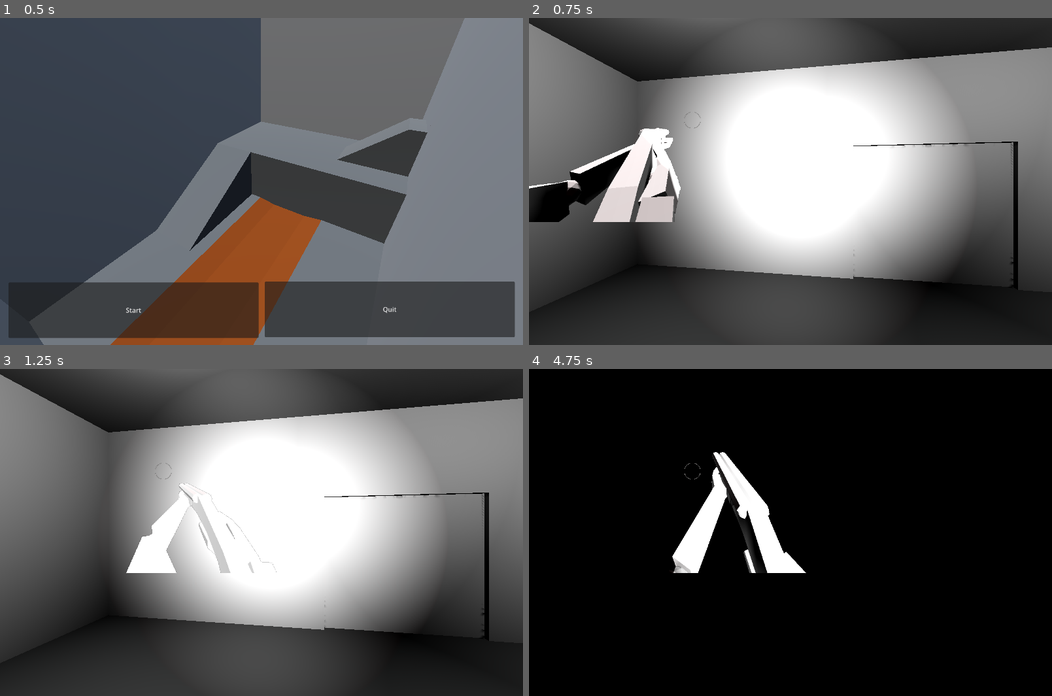
Above: before the commit, frames 1-4 (two rows, left to right).
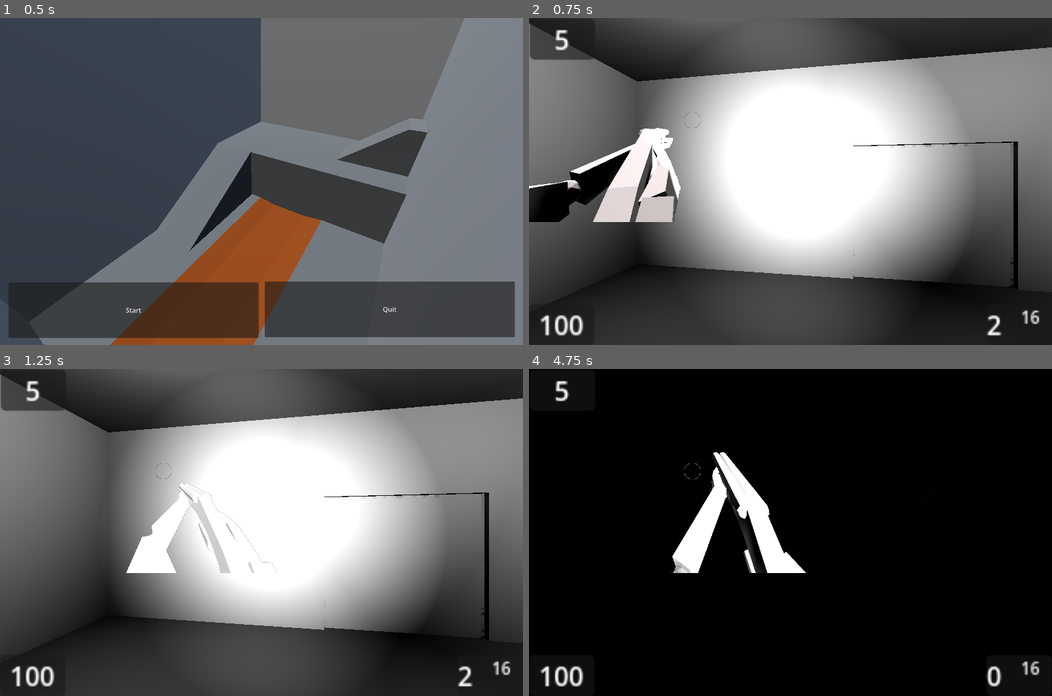
Above: after the commit, the same moments.

Repository: RejectedSpace/family-business
Game: Godot game, scene res://Systems/Menus/main.tscn
Two runs of this game, one before a commit and one after it. Both use one fixed random seed, a clock stepped at 60 frames per second and the inputs below.
Inputs (mouse positions are in pixels of both pictures, inside the frame that each line leads up to):
- Up to frame 1 (0.5 s): no input
- Up to frame 2 (0.75 s): click "Start" at 0.5 s
- Up to frame 3 (1.25 s): no input
- Up to frame 4 (4.75 s): tap Enter (ui_accept) at 1.25, 1.52, 2.27, 3.77, 4.52 s; move the mouse to (816, 532) at 1.27 s; tap 9 (9) at 1.35 s; tap A (a) at 1.55, 2.1 s; move the mouse to (764, 532) at 2.02 s; tap D (d) at 2.3, 2.85 s; move the mouse to (800, 525) at 2.77 s; hold F (f) 2.78-3.53 s; move the mouse to (785, 539) at 3.52 s; tap F (f) at 3.6 s; click (785, 539) at 3.8 s; move the mouse to (827, 535) at 4.27 s; press the mouse at (827, 535) at 4.28 s; tap R (r) at 4.55 s

Frame 1 is identical in both runs. In frame 2, 1.3% of the frame differs, in the area x 0-98%, y 1-98%; in frame 3, 1.3%; in frame 4, 0.8%.

Commit message:
HUD and Updated Enemy AI
NOTES
- Added a Player HUD
- HUD displays health, clip, reserve, and enemies remaining
- Enemy no longer follows the player wherever they are
- Enemy now requires line of sight to track the player
- Enemy has a field of view which the player must be in in order to be seen
- Enemy will turn around to face the player if they get too close
- Elevator button activates upon killing all enemies

FIXES
- Player data (ammo, position, etc.) is now correctly preserved across levels
- Widened main room doorway connecting to elevator to prevent clipping
- Gun is now reloaded at the end of the reload animation instead of the beginning

KNOWN ISSUES
- Player can leave elevator as it closes and get softlocked outside the elevator in the next level
- Enemy will occasionally spawn facing a wall

DEV NOTES
- Added getter and setter for player data
- Changed signal name on elevator close to be more relevant
- Added type declaration for undeclared variables
- Added test scene for testing Enemy AI
- Tentatively commented out code to reactivate button upon elevator opening for the upcoming alpha build

TODO
- Enemy animations
- Revamp Player HUD
- Lights in rooms
- Money system
- More enemies
- More rooms
- Loading Scene
- Shop
- Sounds
- Textures
- Update localization files

Diff:
--- a/Entities/enemy.gd
+++ b/Entities/enemy.gd
@@ -8,12 +8,16 @@
 @onready var agent: NavigationAgent3D = $NavigationAgent3D
 @onready var animator: AnimationPlayer = $Infected/AnimationPlayer
 @onready var attack_timer: Timer = $AttackTimer
+@onready var ray_cast: RayCast3D = $RayCast3D
 
 var state: int = IDLE
 var player: Node3D
 
 const SPEED: float = 60
 const EPSILON: float = 0.75
+const SIGHT_DISTANCE: float = 100.0
+const FOV: float = 190.0
+const SMOOTHING_FACTOR = 0.2
 
 func _ready() -> void:
 	Global.enemies += 1
@@ -24,17 +28,20 @@
 	queue_free()
 
 func _physics_process(delta: float) -> void:
+	if player:
+		looking()
 
-	update_target_location()
+	if ray_cast.get_collider() == player:
+		update_target_location()
 
 	var current_pos: Vector3 = global_transform.origin
 	var next_pos: Vector3 = agent.get_next_path_position()
 	var distance: Vector3 = next_pos - current_pos
 
-	if agent.is_target_reached() and state == ACTIVE:
+	if agent.is_target_reached() and state == ACTIVE and global_position.distance_to(player.global_position) <= 5:
 		attack()
 
-	if not attack_timer.is_stopped() or agent.get_final_position().is_equal_approx(global_transform.origin):
+	if not attack_timer.is_stopped() or agent.get_target_position().is_zero_approx() or agent.is_target_reached():
 		state = IDLE
 	else:
 		state = ACTIVE
@@ -53,6 +60,18 @@
 		animator.play("ArmatureAction")
 	else:
 		animator.play("ArmatureAction_001")
+
+func looking() -> void:
+	if not player:
+		return
+
+	var to_player = (player.global_transform.origin - global_transform.origin).normalized()
+	var forward = global_transform.basis.x
+	var angle_deg = rad_to_deg(acos(clamp(forward.dot(to_player), -1.0, 1.0)))
+	var squared_distance = global_transform.origin.distance_squared_to(player.global_transform.origin)
+	if angle_deg > FOV * 0.5 and squared_distance > 600:
+		return
+	ray_cast.look_at(ray_cast.global_transform.origin + to_player, Vector3.UP)
 
 func attack() -> void:
 	if player:
@@ -84,4 +103,3 @@
 
 func update_target(target: Node3D) -> void:
 	player = target
-	agent.set_target_position(target.global_transform.origin)
--- a/Entities/enemy.tscn
+++ b/Entities/enemy.tscn
@@ -14,10 +14,10 @@
 [node name="Infected" parent="." unique_id=1585776328 instance=ExtResource("2_qi2p4")]
 transform = Transform3D(1.5, 0, 0, 0, 1.5, 0, 0, 0, 1.5, 0, 0, 0)
 
-[node name="Armature" parent="Infected" index="0" unique_id=922872073]
+[node name="Armature" parent="Infected" index="0" unique_id=2130481352]
 transform = Transform3D(1, 0, 0, 0, 1, 0, 0, 0, 1, 0.14149192, 8.227579, 0.060277365)
 
-[node name="Skeleton3D" parent="Infected/Armature" index="0" unique_id=1629879807]
+[node name="Skeleton3D" parent="Infected/Armature" index="0" unique_id=245222955]
 bones/0/position = Vector3(0.19461104, 0.6508554, -0.051867895)
 bones/1/rotation = Quaternion(0.0016857664, 5.6961588e-05, -0.058973096, 0.9982582)
 bones/2/rotation = Quaternion(1.0832758e-05, -5.9932354e-08, 0.12662111, 0.99195117)
@@ -38,70 +38,70 @@
 bones/19/rotation = Quaternion(0.0038326622, -0.00045093228, 0.035560135, 0.99936014)
 bones/20/rotation = Quaternion(0.013415231, 0.005275602, -0.6559044, 0.7547063)
 
-[node name="Bone_004" parent="Infected/Armature/Skeleton3D" index="0" unique_id=681803639]
+[node name="Bone_004" parent="Infected/Armature/Skeleton3D" index="0" unique_id=2125469063]
 transform = Transform3D(0.9997614, 0.021828903, -8.539609e-05, -0.02182892, 0.99976146, 1.8466217e-06, 8.541605e-05, 1.7636921e-08, 0.9999999, 0.020992845, 6.6394825, -0.0568283)
 
-[node name="Bone_003" parent="Infected/Armature/Skeleton3D" index="1" unique_id=1154818149]
+[node name="Bone_003" parent="Infected/Armature/Skeleton3D" index="1" unique_id=218936915]
 transform = Transform3D(0.9611872, 0.2758962, -8.238074e-05, -0.27589622, 0.96118724, 2.3627881e-05, 8.570225e-05, 1.7444108e-08, 0.9999999, -0.28655803, 5.568014, -0.05682832)
 
-[node name="Bone_008" parent="Infected/Armature/Skeleton3D" index="2" unique_id=2084311862]
+[node name="Bone_008" parent="Infected/Armature/Skeleton3D" index="2" unique_id=1045195696]
 transform = Transform3D(-0.99982655, -0.018060535, 0.0044979956, 0.018610537, -0.9732991, 0.22878435, 0.00024591945, 0.22882815, 0.97346604, -0.45025504, -0.19290245, -1.7257972)
 
-[node name="Bone_009" parent="Infected/Armature/Skeleton3D" index="3" unique_id=614570663]
+[node name="Bone_009" parent="Infected/Armature/Skeleton3D" index="3" unique_id=1178037595]
 transform = Transform3D(0.99963474, 0.026368037, 0.0058681592, 0.026836514, -0.9445834, -0.3271719, -0.0030838512, 0.32720956, -0.94494593, -0.15844649, -0.1700561, -1.4485142)
 
-[node name="Bone_007" parent="Infected/Armature/Skeleton3D" index="4" unique_id=429467890]
+[node name="Bone_007" parent="Infected/Armature/Skeleton3D" index="4" unique_id=1366811157]
 transform = Transform3D(5.085021e-07, 0.23523676, -0.9719378, -0.11684124, -0.9652806, -0.23362562, -0.9931497, 0.11356237, 0.027484816, -0.6139518, 0.43473458, -1.6673663)
 
-[node name="Bone_006" parent="Infected/Armature/Skeleton3D" index="5" unique_id=447151554]
+[node name="Bone_006" parent="Infected/Armature/Skeleton3D" index="5" unique_id=31658665]
 transform = Transform3D(0.0018195431, 0.10320052, -0.99465865, 0.03815964, -0.99394304, -0.10305646, -0.9992691, -0.03776841, -0.005746642, -0.82214713, 2.4399028, -1.5911726)
 
-[node name="Bone_005" parent="Infected/Armature/Skeleton3D" index="6" unique_id=1925356068]
+[node name="Bone_005" parent="Infected/Armature/Skeleton3D" index="6" unique_id=1513052593]
 transform = Transform3D(0.0019239923, -0.12495854, -0.9921598, 0.09093094, -0.9880295, 0.12461467, -0.9958545, -0.09045787, 0.009461633, -0.51474094, 4.87052, -1.3686402)
 
-[node name="Bone_013" parent="Infected/Armature/Skeleton3D" index="7" unique_id=1860243481]
+[node name="Bone_013" parent="Infected/Armature/Skeleton3D" index="7" unique_id=444053011]
 transform = Transform3D(-0.99993205, -0.010019988, -0.0060042366, 0.011343271, -0.95565444, -0.294272, -0.002789475, -0.29432106, 0.95570475, 0.36327037, -0.4273125, 2.0608041)
 
-[node name="Bone_014" parent="Infected/Armature/Skeleton3D" index="8" unique_id=857635902]
+[node name="Bone_014" parent="Infected/Armature/Skeleton3D" index="8" unique_id=977647692]
 transform = Transform3D(0.9879128, 0.15434891, -0.014332898, 0.14819363, -0.9132831, 0.3794108, 0.04547196, -0.3769498, -0.9251192, 0.63398707, -0.40446514, 1.4335079)
 
-[node name="Bone_012" parent="Infected/Armature/Skeleton3D" index="9" unique_id=954000743]
+[node name="Bone_012" parent="Infected/Armature/Skeleton3D" index="9" unique_id=1453257736]
 transform = Transform3D(-0.055349387, 0.29741716, -0.95314217, 0.09170561, -0.949056, -0.30146754, -0.99424887, -0.10409503, 0.025254693, 0.15492904, 0.20746803, 1.9166555)
 
-[node name="Bone_011" parent="Infected/Armature/Skeleton3D" index="10" unique_id=1283456865]
+[node name="Bone_011" parent="Infected/Armature/Skeleton3D" index="10" unique_id=253515239]
 transform = Transform3D(0.025074925, 0.38019294, -0.9245676, -0.16728063, -0.9102221, -0.3788308, -0.9855925, 0.16416137, 0.040775005, -0.7990701, 2.491443, 1.5047338)
 
-[node name="Bone_010" parent="Infected/Armature/Skeleton3D" index="11" unique_id=954418934]
+[node name="Bone_010" parent="Infected/Armature/Skeleton3D" index="11" unique_id=1593664083]
 transform = Transform3D(-0.02407746, -0.11953051, -0.9925387, -0.08828962, -0.9886927, 0.12120919, -0.9958059, 0.090549074, 0.013251871, -0.51474094, 4.8432617, 1.2893434)
 
-[node name="Bone_002" parent="Infected/Armature/Skeleton3D" index="12" unique_id=726459883]
+[node name="Bone_002" parent="Infected/Armature/Skeleton3D" index="12" unique_id=1059090605]
 transform = Transform3D(0.98262787, -0.18558574, -8.4127605e-05, 0.18558574, 0.9826279, -1.5906428e-05, 8.561811e-05, 1.6942067e-08, 0.9999999, 0.18468979, 3.0728793, -0.05682836)
 
-[node name="Bone_001" parent="Infected/Armature/Skeleton3D" index="13" unique_id=793504438]
+[node name="Bone_001" parent="Infected/Armature/Skeleton3D" index="13" unique_id=1779234816]
 transform = Transform3D(0.9977391, 0.0672052, -8.5300744e-05, -0.0672052, 0.99773914, 5.727634e-06, 8.549285e-05, 1.7695129e-08, 0.9999999, 0.1202033, 2.1155026, -0.05682838)
 
-[node name="Bone_017" parent="Infected/Armature/Skeleton3D" index="14" unique_id=443665298]
+[node name="Bone_017" parent="Infected/Armature/Skeleton3D" index="14" unique_id=905985723]
 transform = Transform3D(0.21939896, 0.97560465, -0.008403115, 0.97527164, -0.21907283, 0.029193774, 0.026640309, -0.014600309, -0.9995421, -0.2491101, -7.523653, -0.8543938)
 
-[node name="Bone_016" parent="Infected/Armature/Skeleton3D" index="15" unique_id=1727068308]
+[node name="Bone_016" parent="Infected/Armature/Skeleton3D" index="15" unique_id=1424928972]
 transform = Transform3D(0.9965394, -0.083180875, -0.0010085326, -0.083178245, -0.99653244, 0.0021415427, -0.0011831459, -0.002049908, -1.0000008, 0.122332364, -3.0736582, -0.84524)
 
-[node name="Bone_015" parent="Infected/Armature/Skeleton3D" index="16" unique_id=1325135582]
+[node name="Bone_015" parent="Infected/Armature/Skeleton3D" index="16" unique_id=1787035498]
 transform = Transform3D(0.99995786, -0.009754314, 9.045593e-05, -0.009748115, -0.99888146, 0.046271827, -0.000360996, -0.046270344, -0.99893254, 0.15804867, 0.58383703, -0.67581683)
 
-[node name="Bone_020" parent="Infected/Armature/Skeleton3D" index="17" unique_id=1900756118]
+[node name="Bone_020" parent="Infected/Armature/Skeleton3D" index="17" unique_id=1476660691]
 transform = Transform3D(0.21939835, 0.97560257, -0.008407483, 0.9752717, -0.21907237, 0.029195642, 0.026641393, -0.014605001, -0.999538, -0.24911055, -7.5236516, 0.7913817)
 
-[node name="Bone_019" parent="Infected/Armature/Skeleton3D" index="18" unique_id=685834492]
+[node name="Bone_019" parent="Infected/Armature/Skeleton3D" index="18" unique_id=1951395163]
 transform = Transform3D(0.9967065, -0.081129245, -0.0010087339, -0.081127666, -0.9967028, 0.0013344022, -0.0011136655, -0.0012481599, -0.9999983, 0.12233257, -2.9603357, 0.7970963)
 
-[node name="Bone_018" parent="Infected/Armature/Skeleton3D" index="19" unique_id=1051274145]
+[node name="Bone_018" parent="Infected/Armature/Skeleton3D" index="19" unique_id=711662616]
 transform = Transform3D(0.99995255, -0.010076701, -0.00045758492, -0.010079443, -0.9999291, -0.006364068, -0.00039342517, 0.0063683596, -0.9999794, 0.15804867, 0.58383703, 0.7745241)
 
-[node name="Bone" parent="Infected/Armature/Skeleton3D" index="20" unique_id=1860830664]
+[node name="Bone" parent="Infected/Armature/Skeleton3D" index="20" unique_id=2106926574]
 transform = Transform3D(0.998712, -0.05073672, -0.00017140976, 0.05073701, 0.99870634, 0.0033780804, -2.0470905e-07, -0.0033824267, 0.9999942, 0.19461104, 0.6508554, -0.051867895)
 
-[node name="AnimationPlayer" parent="Infected" index="1" unique_id=1668321875]
+[node name="AnimationPlayer" parent="Infected" index="1" unique_id=1619673947]
 playback_default_blend_time = 0.2
 
 [node name="CollisionShape3D" type="CollisionShape3D" parent="." unique_id=1882648040]
@@ -114,10 +114,12 @@
 simplify_epsilon = 1.0
 
 [node name="RayCast3D" type="RayCast3D" parent="." unique_id=308171644]
-transform = Transform3D(1, 0, 0, 0, 1, 0, 0, 0, 1, 0, 23.051607, 0)
-target_position = Vector3(100, 0, 0)
+transform = Transform3D(1, 0, 0, 0, 1, 0, 0, 0, 1, 0, 23, 0)
+target_position = Vector3(0, 0, -256)
 
 [node name="AttackTimer" type="Timer" parent="." unique_id=1097274989]
 one_shot = true
 
+[node name="IdleTimer" type="Timer" parent="." unique_id=1380331543]
+
 [editable path="Infected"]
--- a/Entities/player.gd
+++ b/Entities/player.gd
@@ -6,6 +6,7 @@
 @onready var playerAnimator: AnimationPlayer = $Bagman/AnimationPlayer
 @onready var viewport: SubViewport = $Camera3D/SubViewportContainer/SubViewport
 @onready var view_model_camera: Camera3D = $Camera3D/SubViewportContainer/SubViewport/ViewModel
+@onready var hud: Node2D = $PlayerHUD
 @onready var gun: Gun = $Lupara
 @onready var hitscan: Node3D = gun.get_hitscan()
 
@@ -24,6 +25,12 @@
 	viewport.size = DisplayServer.window_get_size()
 
 	hitscan.global_transform = camera.global_transform
+
+	load_data(Global.player_data)
+
+	hud.update_health(health)
+	hud.update_clip(gun.get_clip())
+	hud.update_reserve(gun.get_ammo())
 
 func _physics_process(delta: float) -> void:
 	apply_gravity(delta)
@@ -50,10 +57,10 @@
 
 	view_model_camera.play("Fire")
 	gun.shoot()
+	hud.update_clip(gun.get_clip())
 
 func reload() -> void:
 	view_model_camera.play("Reload")
-	gun.reload()
 
 func handle_input(delta: float) -> void:
 	handle_jump()
@@ -113,6 +120,11 @@
 		reload()
 
 #Override
+func hurt(damage: float) -> void:
+	super.hurt(damage)
+	hud.update_health(health)
+
+#Override
 func die() -> void:
 	get_tree().quit()
 
@@ -140,3 +152,27 @@
 	else:
 		playerAnimator.play("RESET")
 	move_and_slide()
+
+func get_data() -> Array:
+	return [global_position, rotation, velocity, air_jumps, gun.get_clip(), gun.get_ammo()]
+
+func load_data(data: Array) -> void:
+	if data.is_empty():
+		return
+
+	global_position = data[0]
+	rotation = data[1]
+	velocity = data[2]
+	air_jumps = data[3]
+	gun.clip = data[4]
+	gun.ammo = data[5]
+
+	hud.update_health(health)
+	hud.update_clip(gun.get_clip())
+	hud.update_reserve(gun.get_ammo())
+
+
+func _on_view_model_reload_finished() -> void:
+	gun.reload()
+	hud.update_clip(gun.get_clip())
+	hud.update_reserve(gun.get_ammo())
--- a/Entities/player.tscn
+++ b/Entities/player.tscn
@@ -5,6 +5,7 @@
 [ext_resource type="PackedScene" uid="uid://bijco851t8bfq" path="res://Entities/Bagman.glb" id="2_onrkg"]
 [ext_resource type="PackedScene" uid="uid://d3njrv8mlryaa" path="res://Guns/lupara.tscn" id="3_i3pqv"]
 [ext_resource type="PackedScene" uid="uid://ctpbuawalq55t" path="res://Systems/Interaction/player_interactor.tscn" id="3_kee72"]
+[ext_resource type="PackedScene" uid="uid://d27koothypfp5" path="res://Systems/HUD/player_hud.tscn" id="6_prmdv"]
 
 [sub_resource type="BoxShape3D" id="BoxShape3D_prmdv"]
 size = Vector3(19, 11, 21)
@@ -394,6 +395,10 @@
 playback_auto_capture_transition_type = 6
 playback_default_blend_time = 0.1
 
+[node name="PlayerHUD" parent="." unique_id=907861099 instance=ExtResource("6_prmdv")]
+
+[connection signal="reload_finished" from="Camera3D/SubViewportContainer/SubViewport/ViewModel" to="." method="_on_view_model_reload_finished"]
+
 [editable path="Camera3D/PlayerInteractor"]
 [editable path="Bagman"]
 [editable path="Lupara"]
--- a/Rooms/elevator.gd
+++ b/Rooms/elevator.gd
@@ -14,11 +14,11 @@
 
 func _on_animation_player_animation_finished(anim_name: StringName) -> void:
 	if anim_name == "Close":
-		change_scene.emit()
-	if anim_name == "Open":
-		button.activate()
+		closed.emit()
+	#if anim_name == "Open":
+		#button.activate()
 
 func activate() -> void:
 	button.activate()
 
-signal change_scene
+signal closed
--- a/Rooms/main_room.tscn
+++ b/Rooms/main_room.tscn
@@ -65,7 +65,7 @@
 
 [node name="CSGPolygon3D6" type="CSGPolygon3D" parent="NonWalkable" unique_id=1731638904]
 transform = Transform3D(1, 0, 0, 0, 1, 0, 0, 0, 1, 64, 0, 2)
-polygon = PackedVector2Array(-64, 0, -64, 64, 64, 64, 64, 0, 12, 0, 12, 28, -12, 28, -12, 0)
+polygon = PackedVector2Array(-64, 0, -64, 64, 64, 64, 64, 0, 14, 0, 14, 28, -14, 28, -14, 0)
 depth = 2.0
 
 [node name="DoorPoints" type="Node3D" parent="." unique_id=973326147]
--- a/Systems/Generation/level.gd
+++ b/Systems/Generation/level.gd
@@ -1,12 +1,10 @@
 extends Node3D
 
-@onready var map = $Map
-@onready var player = $Player
-@onready var elevator = $Elevator
+@onready var map: Node3D = $Map
+@onready var player: Entity = $Player
+@onready var elevator: Node3D = $Elevator
 
 func _ready() -> void:
-	if Global.player:
-		player = Global.player
 	map.generate()
 	elevator.activate()
 
@@ -15,7 +13,7 @@
 		$Camera3D.current = !$Camera3D.current
 	get_tree().call_group("enemies", "update_target", player)
 
-func _on_elevator_change_scene() -> void:
+func _on_elevator_closed() -> void:
 	Global.next_scene = "res://Systems/Generation/level.tscn"
-	Global.player = player
+	Global.player_data = player.get_data()
 	get_tree().change_scene_to_packed(Global.loading_scene)
--- a/Systems/Generation/level.tscn
+++ b/Systems/Generation/level.tscn
@@ -32,7 +32,7 @@
 transform = Transform3D(-0.9881267, 0, -0.15364122, 0, 1, 0, 0.15364122, 0, -0.9881267, 19.669388, 2.3550453, -44.982872)
 
 [node name="Map" parent="." unique_id=391048862 instance=ExtResource("3_1ainy")]
-MAPSIZE = Vector3(10, 2, 10)
+MAPSIZE = Vector3(4, 1, 4)
 
 [node name="Camera3D" type="Camera3D" parent="." unique_id=1062874103]
 transform = Transform3D(-0.8754825, 0.21296343, -0.43379375, 0, 0.8976593, 0.44069013, 0.48324984, 0.38581648, -0.78588504, 10.879099, 50.94408, 5.2747383)
@@ -49,4 +49,4 @@
 [node name="Elevator" parent="." unique_id=904618005 instance=ExtResource("4_weuog")]
 transform = Transform3D(1, 0, 0, 0, 1, 0, 0, 0, 1, -64, 0, -64)
 
-[connection signal="change_scene" from="Elevator" to="." method="_on_elevator_change_scene"]
+[connection signal="closed" from="Elevator" to="." method="_on_elevator_closed"]
--- a/Systems/Generation/map.gd
+++ b/Systems/Generation/map.gd
@@ -39,14 +39,14 @@
 	else:
 		timer.start(time)
 
-	Global.enemies -= 1
-
-func spawn_enemy(pos: Vector3) -> void:
-	if randi() % 5 != 6:
+func spawn_enemy(door: Door) -> void:
+	if randi() % 2 != 0:
 		return
 	var new_enemy = enemy.instantiate()
 	add_child(new_enemy)
-	new_enemy.global_position = pos
+	new_enemy.global_position = door.global_position
+	new_enemy.rotation = door.rotation
+	new_enemy.rotate_y(PI / 2)
 
 func connect_room(room_origin: Vector3, room_rotation: float, door: Door, room_candidate: Room, door_origin: Vector3):
 	var doors: Array[Door] = room_candidate.get_single_doors() if door.is_single() else room_candidate.get_double_doors()
@@ -104,7 +104,7 @@
 			door.set_enabled(true)
 			connected_door.set_enabled(true)
 
-			spawn_enemy(door.global_position)
+			spawn_enemy(door)
 
 			register_door(door)
 			continue
@@ -128,7 +128,7 @@
 				door.set_enabled(true)
 				new_door.set_enabled(true)
 
-				spawn_enemy(door.global_position)
+				spawn_enemy(door)
 
 				break
 
--- a/Systems/Global/global.gd
+++ b/Systems/Global/global.gd
@@ -1,11 +1,14 @@
 extends Node
 
 var loading_scene: PackedScene = preload("res://Systems/Loading/loading_scene.tscn")
-var player: Entity
+var player_data: Array
 var next_scene: String = "res://Systems/Menus/main.tscn"
+var button
 
-var enemies: int = 1
+var old_count: int = 0
+var enemies: int = 0
 
 func _process(delta: float) -> void:
-	if enemies == 0:
-		pass #get_tree().quit()
+	if old_count != enemies and enemies == 0 and button:
+		button.activate()
+	old_count = enemies
--- /dev/null
+++ b/Systems/HUD/player_hud.gd
@@ -0,0 +1,18 @@
+extends Node2D
+
+@onready var hp: Label = $Health/Panel/HP
+@onready var clip: Label = $Ammo/Panel/Clip
+@onready var reserve: Label = $Ammo/Panel/Reserve
+@onready var enemies = $Enemies/Panel/Enemies
+
+func _process(delta: float) -> void:
+	enemies.set_text(str(Global.enemies))
+
+func update_health(value: int) -> void:
+	hp.set_text(str(value))
+
+func update_clip(value: int) -> void:
+	clip.set_text(str(value))
+
+func update_reserve(value: int) -> void:
+	reserve.set_text(str(value))
--- /dev/null
+++ b/Systems/HUD/player_hud.tscn
@@ -0,0 +1,96 @@
+[gd_scene format=3 uid="uid://d27koothypfp5"]
+
+[ext_resource type="Script" uid="uid://dimkvyud5u8ra" path="res://Systems/HUD/player_hud.gd" id="1_tvw2b"]
+
+[sub_resource type="LabelSettings" id="LabelSettings_5sskr"]
+font_size = 10
+
+[node name="PlayerHUD" type="Node2D" unique_id=907861099]
+script = ExtResource("1_tvw2b")
+
+[node name="Health" type="MarginContainer" parent="." unique_id=480550682]
+offset_top = 700.0
+offset_right = 40.0
+offset_bottom = 725.0
+scale = Vector2(4, 4)
+
+[node name="Panel" type="Panel" parent="Health" unique_id=178084247]
+layout_mode = 2
+
+[node name="HP" type="Label" parent="Health/Panel" unique_id=174717522]
+layout_mode = 1
+anchors_preset = 8
+anchor_left = 0.5
+anchor_top = 0.5
+anchor_right = 0.5
+anchor_bottom = 0.5
+offset_left = -14.0
+offset_top = -11.5
+offset_right = 14.0
+offset_bottom = 11.5
+grow_horizontal = 2
+grow_vertical = 2
+text = "100"
+horizontal_alignment = 1
+
+[node name="Ammo" type="MarginContainer" parent="." unique_id=1267057201]
+offset_left = 1120.0
+offset_top = 700.0
+offset_right = 1160.0
+offset_bottom = 725.0
+scale = Vector2(4, 4)
+
+[node name="Panel" type="Panel" parent="Ammo" unique_id=1552435566]
+layout_mode = 2
+
+[node name="Clip" type="Label" parent="Ammo/Panel" unique_id=489247398]
+layout_mode = 1
+anchors_preset = 4
+anchor_top = 0.5
+anchor_bottom = 0.5
+offset_top = -11.5
+offset_right = 10.0
+offset_bottom = 11.5
+grow_vertical = 2
+text = "2"
+
+[node name="Reserve" type="Label" parent="Ammo/Panel" unique_id=2016012890]
+layout_mode = 1
+anchors_preset = 6
+anchor_left = 1.0
+anchor_top = 0.5
+anchor_right = 1.0
+anchor_bottom = 0.5
+offset_left = -19.0
+offset_top = -11.5
+offset_bottom = 11.5
+grow_horizontal = 0
+grow_vertical = 2
+text = "16"
+label_settings = SubResource("LabelSettings_5sskr")
+
+[node name="Enemies" type="MarginContainer" parent="." unique_id=929940798]
+offset_left = 2.0
+offset_top = 2.0
+offset_right = 42.0
+offset_bottom = 27.0
+scale = Vector2(4, 4)
+
+[node name="Panel" type="Panel" parent="Enemies" unique_id=1933297038]
+layout_mode = 2
+
+[node name="Enemies" type="Label" parent="Enemies/Panel" unique_id=1299378473]
+layout_mode = 1
+anchors_preset = 8
+anchor_left = 0.5
+anchor_top = 0.5
+anchor_right = 0.5
+anchor_bottom = 0.5
+offset_left = -14.0
+offset_top = -11.5
+offset_right = 14.0
+offset_bottom = 11.5
+grow_horizontal = 2
+grow_vertical = 2
+text = "5"
+horizontal_alignment = 1
--- a/Systems/Interaction/button.gd
+++ b/Systems/Interaction/button.gd
@@ -6,6 +6,7 @@
 var active = false
 
 func _ready() -> void:
+	Global.button = self
 	if not active:
 		animator.play("Inactive")
 		set_active(false)
--- a/Systems/Loading/loading_scene.tscn
+++ b/Systems/Loading/loading_scene.tscn
@@ -11,3 +11,5 @@
 transform = Transform3D(1, 0, 0, 0, 1, 0, 0, 0, 1, -64, 0, -64)
 
 [node name="LoadingScreen" parent="." unique_id=2066597213 instance=ExtResource("2_2tcpc")]
+
+[connection signal="closed" from="Elevator" to="." method="_on_elevator_closed"]
--- a/Systems/ViewModel/view_model.gd
+++ b/Systems/ViewModel/view_model.gd
@@ -36,6 +36,10 @@
 func _on_animation_player_animation_finished(anim_name: StringName) -> void:
 	if anim_name == "Holster":
 		play("Deploy")
+	if anim_name == "Reload":
+		reload_finished.emit()
 
 func _on_flash_timer_timeout() -> void:
 	flash.visible = false
+
+signal reload_finished
--- /dev/null
+++ b/test.gd
@@ -0,0 +1,8 @@
+extends Node3D
+
+func _ready() -> void:
+	$LongFourWay/DoorPoints/s1.set_enabled(true)
+	$LongFourWay2/DoorPoints/s1.set_enabled(true)
+	$LongFourWay2/DoorPoints/s3.set_enabled(true)
+	$LongFourWay3/DoorPoints/s3.set_enabled(true)
+	$Enemy.update_target($Player)
--- /dev/null
+++ b/test.tscn
@@ -0,0 +1,38 @@
+[gd_scene format=3 uid="uid://briy5pits1eav"]
+
+[ext_resource type="PackedScene" uid="uid://dukfnixm8oxen" path="res://Rooms/long_four_way.tscn" id="1_37kl0"]
+[ext_resource type="Script" uid="uid://b0r0d7mciwiw1" path="res://test.gd" id="1_ppyta"]
+[ext_resource type="PackedScene" uid="uid://deimi6535r30q" path="res://Entities/player.tscn" id="2_6uqi0"]
+[ext_resource type="PackedScene" uid="uid://b3vultmp88md5" path="res://Entities/enemy.tscn" id="3_ppyta"]
+
+[node name="Test" type="Node3D" unique_id=375594630]
+script = ExtResource("1_ppyta")
+
+[node name="LongFourWay" parent="." unique_id=333191372 instance=ExtResource("1_37kl0")]
+transform = Transform3D(1, 0, 0, 0, 1, 0, 0, 0, 1, -128, 0, 0)
+
+[node name="LongFourWay2" parent="." unique_id=191110077 instance=ExtResource("1_37kl0")]
+
+[node name="LongFourWay3" parent="." unique_id=1161672386 instance=ExtResource("1_37kl0")]
+transform = Transform3D(1, 0, 0, 0, 1, 0, 0, 0, 1, 128.03032, 0, 0)
+
+[node name="s3" parent="LongFourWay3/DoorPoints" parent_id_path=PackedInt32Array(1161672386, 1243334676) index="3" unique_id=959934092]
+visible = false
+
+[node name="Player" parent="." unique_id=1819948495 instance=ExtResource("2_6uqi0")]
+transform = Transform3D(1, 0, 0, 0, 1, 0, 0, 0, 1, -115.458725, 8.888222, 35.2186)
+
+[node name="Hitscan" parent="Player/Lupara" parent_id_path=PackedInt32Array(1819948495, 1637088801) index="1" unique_id=624661413]
+visible = false
+
+[node name="Enemy" parent="." unique_id=1627701688 instance=ExtResource("3_ppyta")]
+transform = Transform3D(-0.9999335, 0, -0.011536255, 0, 1, 0, 0.011536255, 0, -0.9999335, 233.34367, 7.7026443, 20.732683)
+
+[editable path="LongFourWay"]
+[editable path="LongFourWay2"]
+[editable path="LongFourWay3"]
+[editable path="Player"]
+[editable path="Player/Camera3D/PlayerInteractor"]
+[editable path="Player/Bagman"]
+[editable path="Player/Lupara"]
+[editable path="Player/Lupara/Lupara"]
Not shown, added: Systems/HUD/player_hud.gd.uid
Not shown, added: test.gd.uid
